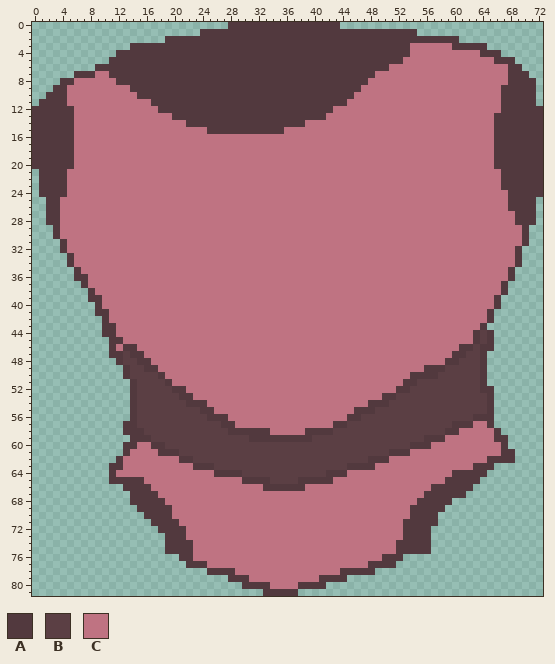
Pixel-art file -- Resources/Images/Boss/Body.aseprite. Above, as it was before the edit.
73x82 pixels, 1 frame.
Palette (. is transparent): A #52393e  B #5b3f44  C #bf7382
After the commit:
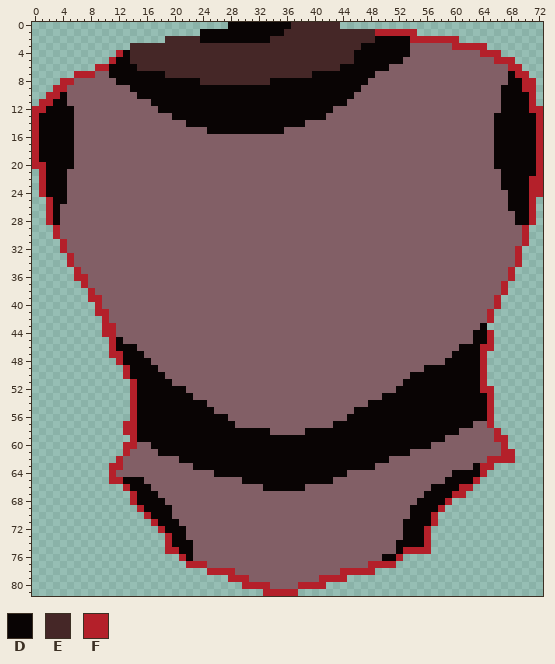
Colours new in this view: D #090404  E #452727  F #b4202a
The exact change:
colour C: #bf7382 -> #825f66
y 0: x 28..43 AAAAAAAAAAAAAAAA -> DDDDDDDDDEEEEEEE
y 1: x 24..54 AAAAAAAAAAAAAAAAAAAAAAAAAAAAAAA -> DDDDDDDDDDDDEEEEEEEEEEEEEFFFFFF
y 2: x 19..60 AAAAAAAAAAAAAAAAAAAAAAAAAAAAAAAAAAAAAAAAAA -> EEEEEDDDDDDDDDDEEEEEEEEEEEEEEEDDDDDFFFFFFF
y 3: x 14..53 AAAAAAAAAAAAAAAAAAAAAAAAAAAAAAAAAAAAAAAA -> EEEEEEEEEEEEEEEEEEEEEEEEEEEEEEEEEDDDDDDD; x 60..64 AAAAA -> FFFFF
y 4: x 12..53 AAAAAAAAAAAAAAAAAAAAAAAAAAAAAAAAAAAAAAAAAA -> FDEEEEEEEEEEEEEEEEEEEEEEEEEEEEEEEEDDDDDDDD; x 64..66 AAA -> FFF
y 5: x 11..52 AAAAAAAAAAAAAAAAAAAAAAAAAAAAAAAAAAAAAAAAAA -> FDDEEEEEEEEEEEEEEEEEEEEEEEEEEEEEEEEDDDDDDD; x 66..68 AAA -> FFF
y 6: x 9..50 AAAAAAAAAAAAAAAAAAAAAAAAAAAAAAAAAAAAAAAAAA -> FFDDDDEEEEEEEEEEEEEEEEEEEEEEEEEEEEEDDDDDDD; x 68..69 AA -> FF
y 7: x 6..8 AAA -> FFF; x 11..48 AAAAAAAAAAAAAAAAAAAAAAAAAAAAAAAAAAAAAA -> DDDDDDDDEEEEEEEEEEEEEEEEEEEEEDDDDDDDDD; x 68..70 AAA -> DFF
y 8: x 4..5 AA -> FF; x 12..47 AAAAAAAAAAAAAAAAAAAAAAAAAAAAAAAAAAAA -> DDDDDDDDDDDDEEEEEEEEEEDDDDDDDDDDDDDD; x 68..71 AAAA -> DDFF
y 9: x 3..4 AA -> FF; x 14..46 AAAAAAAAAAAAAAAAAAAAAAAAAAAAAAAAA -> DDDDDDDDDDDDDDDDDDDDDDDDDDDDDDDDD; x 67..71 AAAAA -> DDDFF
y 10: x 2..4 AAA -> FFD; x 15..45 AAAAAAAAAAAAAAAAAAAAAAAAAAAAAAA -> DDDDDDDDDDDDDDDDDDDDDDDDDDDDDDD; x 67..71 AAAAA -> DDDDF
y 11: x 1..4 AAAA -> FFDD; x 17..44 AAAAAAAAAAAAAAAAAAAAAAAAAAAA -> DDDDDDDDDDDDDDDDDDDDDDDDDDDD; x 67..71 AAAAA -> DDDDF
y 12: x 0..5 AAAAAA -> FFDDDD; x 18..42 AAAAAAAAAAAAAAAAAAAAAAAAA -> DDDDDDDDDDDDDDDDDDDDDDDDD; x 67..72 AAAAAA -> DDDDFF
y 13: x 0..5 AAAAAA -> FDDDDD; x 20..41 AAAAAAAAAAAAAAAAAAAAAA -> DDDDDDDDDDDDDDDDDDDDDD; x 66..72 AAAAAAA -> DDDDDDF
y 14: x 0..5 AAAAAA -> FDDDDD; x 22..38 AAAAAAAAAAAAAAAAA -> DDDDDDDDDDDDDDDDD; x 66..72 AAAAAAA -> DDDDDDF
y 15: x 0..5 AAAAAA -> FDDDDD; x 25..35 AAAAAAAAAAA -> DDDDDDDDDDD; x 66..72 AAAAAAA -> DDDDDDF
y 16..19: x 0..5 AAAAAA -> FDDDDD; x 66..72 AAAAAAA -> DDDDDDF
y 20: x 0..5 AAAAAA -> FFDDDD; x 66..72 AAAAAAA -> DDDDDDF
y 21: x 1..4 AAAA -> FDDD; x 67..72 AAAAAA -> DDDDDF
y 22..23: x 1..4 AAAA -> FDDD; x 67..72 AAAAAA -> DDDDFF
y 24: x 1..4 AAAA -> FDDD; x 68..72 AAAAA -> DDDFF
y 25: x 2..4 AAC -> FDD; x 68..71 AAAA -> DDDF
y 26: x 2..3 AA -> FD; x 68..71 AAAA -> DDDF
y 27..28: x 2..3 AA -> FD; x 69..71 AAA -> DDF
y 29..30: x 3 A -> F; x 70 A -> F
y 31: x 4 A -> F; x 70 A -> F
y 32: x 4 A -> F; x 69 A -> F
y 33..34: x 5 A -> F; x 69 A -> F
y 35: x 6 A -> F; x 68 A -> F
y 36: x 6..7 AA -> FF; x 68 A -> F
y 37: x 7 A -> F; x 67 A -> F
y 38: x 8 A -> F; x 67 A -> F
y 39: x 8..9 AA -> FF; x 66 A -> F
y 40: x 9 A -> F; x 66 A -> F
y 41: x 9..10 AA -> FF; x 65 A -> F
y 42: x 10 A -> F; x 65 A -> F
y 43: x 10..11 AA -> FF; x 64 A -> D
y 44: x 10..11 AA -> FF; x 63..65 ABA -> DDF
y 45: x 11..12 AA -> FD; x 63..65 ABA -> DDF
y 46: x 11..14 ACAA -> FDDD; x 61..65 AABAA -> DDDFF
y 47: x 11..15 AABAA -> FFDDD; x 60..64 AABBA -> DDDDF
y 48: x 12..16 ABBAA -> FDDDD; x 59..64 AABBBA -> DDDDDF
y 49: x 13..17 ABBAA -> FDDDD; x 56..64 AAABBBBBA -> DDDDDDDDF
y 50: x 13..18 ABBBBA -> FDDDDD; x 54..64 AAAABBBBBBA -> DDDDDDDDDDF
y 51: x 14..19 ABBBBA -> FDDDDD; x 53..64 AABBBBBBBBBA -> DDDDDDDDDDDF
y 52: x 14..21 ABBBBBAA -> FDDDDDDD; x 52..65 AABBBBBBBBBBAA -> DDDDDDDDDDDDFF
y 53: x 14..22 ABBBBBBAA -> FDDDDDDDD; x 50..65 AABBBBBBBBBBBBBA -> DDDDDDDDDDDDDDDF
y 54: x 14..24 ABBBBBBBAAA -> FDDDDDDDDDD; x 48..65 AAABBBBBBBBBBBBBBA -> DDDDDDDDDDDDDDDDDF
y 55: x 14..25 ABBBBBBBBBAA -> FDDDDDDDDDDD; x 46..65 AAABBBBBBBBBBBBBBBBA -> DDDDDDDDDDDDDDDDDDDF
y 56: x 14..27 ABBBBBBBBBBAAA -> FDDDDDDDDDDDDD; x 45..65 AABBBBBBBBBBBBBBBBAAA -> DDDDDDDDDDDDDDDDDDDDF
y 57: x 13..28 AABBBBBBBBBBBBAA -> FFDDDDDDDDDDDDDD; x 43..62 AABBBBBBBBBBBBBBBAAA -> DDDDDDDDDDDDDDDDDDDD; x 65 A -> F
y 58: x 13..33 AAABBBBBBBBBBBBAAAAAA -> FFDDDDDDDDDDDDDDDDDDD; x 39..60 AAAABBBBBBBBBBBBBBBBAA -> DDDDDDDDDDDDDDDDDDDDDD; x 66 A -> F
y 59: x 14..58 AAABBBBBBBBBBBBBBAAAAAAAAABBBBBBBBBBBBBBBBAAA -> FDDDDDDDDDDDDDDDDDDDDDDDDDDDDDDDDDDDDDDDDDDDD; x 66..67 AA -> FF
y 60: x 13..14 AA -> FF; x 17..56 AABBBBBBBBBBBBBBBBBBBBBBBBBBBBBBBBBBBAAA -> DDDDDDDDDDDDDDDDDDDDDDDDDDDDDDDDDDDDDDDD; x 67 A -> F
y 61: x 13 A -> F; x 18..53 AAABBBBBBBBBBBBBBBBBBBBBBBBBBBBBBAAA -> DDDDDDDDDDDDDDDDDDDDDDDDDDDDDDDDDDDD; x 67..68 AA -> FF
y 62: x 12 A -> F; x 21..50 AABBBBBBBBBBBBBBBBBBBBBBBBBAAA -> DDDDDDDDDDDDDDDDDDDDDDDDDDDDDD; x 65..68 AAAA -> FFFF
y 63: x 11..12 AA -> FF; x 23..48 AAABBBBBBBBBBBBBBBBBBBAAAA -> DDDDDDDDDDDDDDDDDDDDDDDDDD; x 63..65 AAA -> DFF
y 64: x 11 A -> F; x 26..44 AAAABBBBBBBBBBBBAAA -> DDDDDDDDDDDDDDDDDDD; x 60..64 AAAAA -> DDDDF
y 65: x 11..15 AAAAA -> FFDDD; x 30..42 AAAABBBBAAAAA -> DDDDDDDDDDDDD; x 59..63 AAAAA -> DDDDF
y 66: x 13..16 AAAA -> FDDD; x 33..38 AAAAAA -> DDDDDD; x 57..62 AAAAAA -> DDDDFF
y 67: x 14..17 AAAA -> FDDD; x 56..61 AAAAAA -> DDDDFF
y 68: x 14..18 AAAAA -> FDDDD; x 55..59 AAAAA -> DDDDF
y 69: x 15..19 AAAAA -> FDDDD; x 54..58 AAAAA -> DDDDF
y 70: x 16..19 AAAA -> FDDD; x 54..57 AAAA -> DDDF
y 71: x 17..20 AAAA -> FDDD; x 53..57 AAAAA -> DDDDF
y 72: x 18..21 AAAA -> FDDD; x 53..56 AAAA -> DDDF
y 73: x 19..21 AAA -> FDD; x 53..56 AAAA -> DDDF
y 74: x 19..22 AAAA -> FDDD; x 52..56 AAAAA -> DDDDF
y 75: x 19..22 AAAA -> FFDD; x 52..56 AAAAA -> DFFFF
y 76: x 21..22 AA -> FD; x 50..52 AAA -> DDF
y 77: x 22..24 AAA -> FFF; x 48..51 AAAA -> FFFF
y 78: x 25..28 AAAA -> FFFF; x 44..48 AAAAA -> FFFFF
y 79: x 28..30 AAA -> FFF; x 41..44 AAAA -> FFFF
y 80: x 30..33 AAAA -> FFFF; x 38..41 AAAA -> FFFF
y 81: x 33..37 AAAAA -> FFFFF
Boxes around the changes in both pictures, in picture pixels (x1, y1, x2, y2):
changed: (32, 22, 543, 596)
